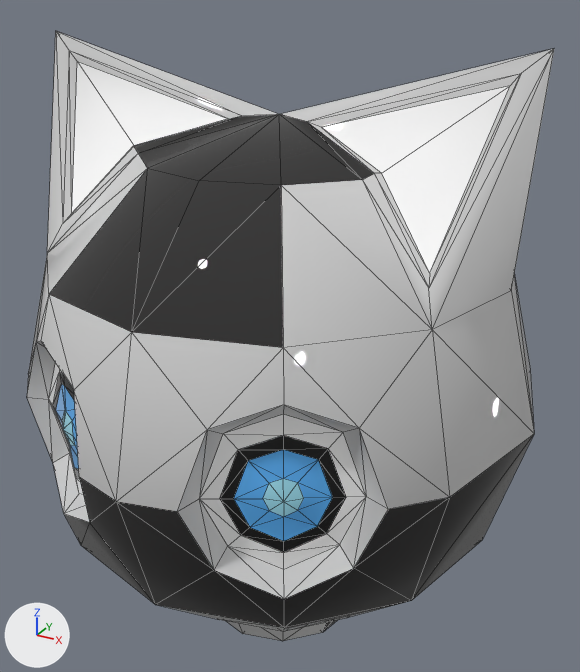
Before and after pictures for a commit that changed the FBX model Assets/Art/FBX/Characters/YOKAI_COMPANION_TANUKI/YOKAI_COMPANION_TANUKI.fbx.
Both versions are drawn from a camera (50 mm lens) standing at (1.85, -3.27, 19.73) and looking at (0.03, 0.05, 18.07). Arrows for +X, +Y and +Z are at lower left; the lights stay in place. Mesh edges are drawn as thin lines. Where no turn or scale is listed for an object, it has been applied to the vertices.

Names of what the first picture shows: 'YOKAI_COMPANION_TANUKI'.
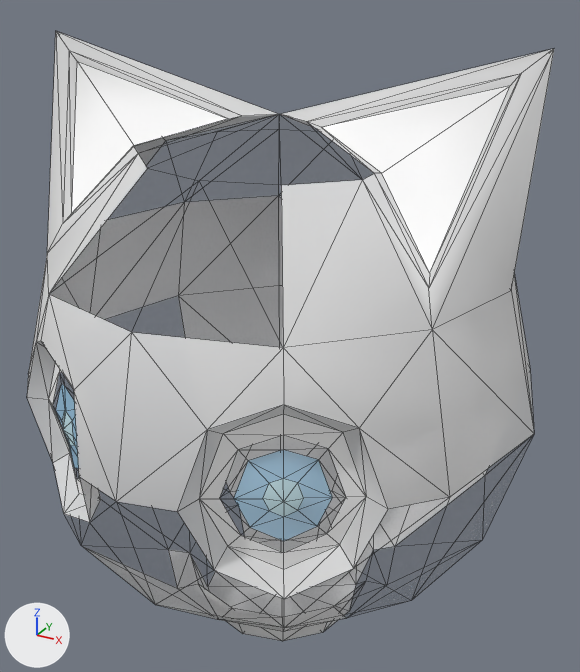
Where the newer file only moved an object's origin or applied its transform, the numbers keep the older frame.

Diff of the bpy script that builds the scene:
```diff
--- a/Assets/Art/FBX/Characters/YOKAI_COMPANION_TANUKI/YOKAI_COMPANION_TANUKI.fbx.py
+++ b/Assets/Art/FBX/Characters/YOKAI_COMPANION_TANUKI/YOKAI_COMPANION_TANUKI.fbx.py
@@ img_ref_png @@
-img_ref_png = load_image('REF.png', '../../../Textures/Character/YOKAI_YUKI_ONNA_TEXTURE/REF.png', 2048, 2048, 'sRGB')
+img_ref_png = load_image('REF.png', '../../../Textures/Character/YOKAI_YUKI_ONNA_TEXTURE/REF.png', 2048, 2048, 'Non-Color')
@@ mat_yokai_companion_tanuki @@
 n0 = _N.new('ShaderNodeBsdfPrincipled'); n0.name = 'Principled BSDF'
-n0.inputs[2].default_value = 0.0  # 'Roughness'
+n0.inputs[2].default_value = 0.553  # 'Roughness'
 n1 = _N.new('ShaderNodeOutputMaterial'); n1.name = 'Material Output'
@@ mat_yokai_companion_tanuki @@
 n2.image = img_ref_png
+n3 = _N.new('ShaderNodeTexImage'); n3.name = 'Image Texture.001'
+n3.image = img_ref_png
 _L.new(n2.outputs[0], n0.inputs[0])  # 'Color' to 'Base Color'
 _L.new(n0.outputs[0], n1.inputs[0])  # 'BSDF' to 'Surface'
+_L.new(n3.outputs[0], n0.inputs[4])  # 'Color' to 'Alpha'
```

Changed parts and their boxes (x1, y1, x2, y2) in the pictures (580 x 672 px):
'YOKAI_COMPANION_TANUKI', surface changed
    both: (27, 34, 551, 641)
